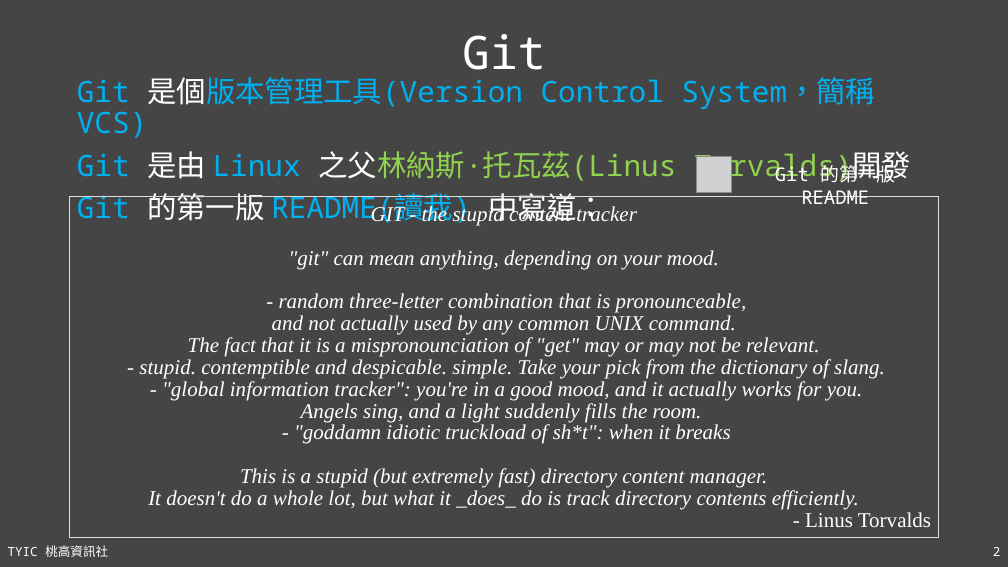
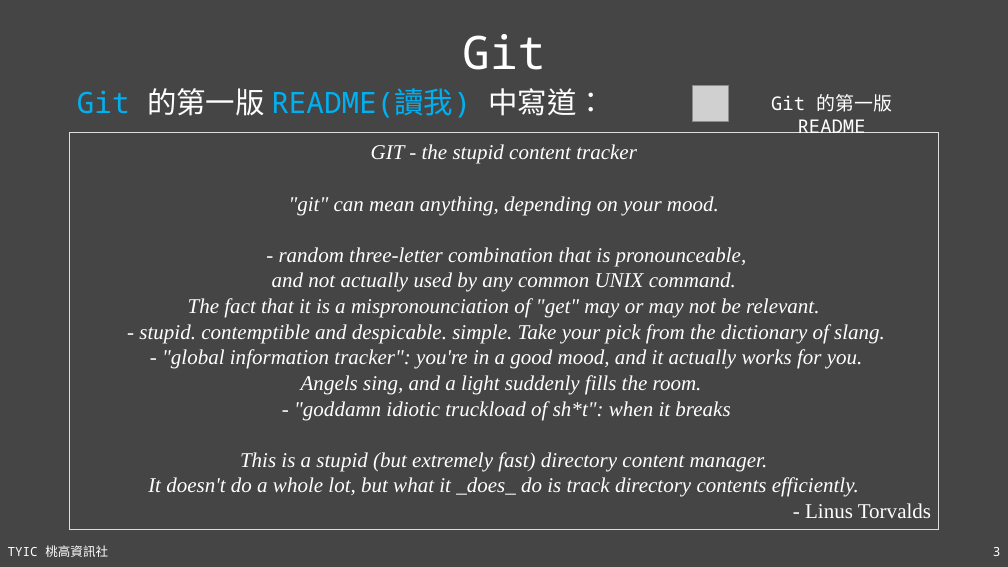
Before and after one commit to TYSHIC/slides, a slide deck: slide 3 of ppt/16_Git 與 Github.pptx (slide 2 before the commit). Drawn at 1008x567 pixels with LibreOffice and Linux fonts; fonts in the diff are those of the drawing; grey boxes stand for pictures. Boxes give left, top, right and bottom in pixels: in the first picture for what was removed or moved away, otherwise in the second. Text is boxed around its words. In the diff, an @@ line names an element or a change of style, - is before the commit and + after.

```diff
--- a/ppt/16_Git 與 Github.pptx
+++ b/ppt/16_Git 與 Github.pptx
@@ text "Git 的第一版 README(讀我) 中寫道：": place and size @@
-text "Git 的第一版 README(讀我) 中寫道：" at (77, 77, 911, 223)
+text "Git 的第一版 README(讀我) 中寫道：" at (77, 88, 606, 118)
@@ text at (77, 77, 911, 184): paragraphs removed @@
-Git 是個版本管理工具(Version Control System，簡稱 VCS)
-Git 是由 Linux 之父林納斯·托瓦茲(Linus Torvalds)開發
@@ picture: place and size @@
-picture at (696, 157, 732, 193)
+picture at (693, 86, 728, 122)
@@ text "Git 的第一版 README" rewrapped from (775, 162, 896, 183) to (771, 94, 892, 133) @@
@@ rectangle "GIT - the stupid content ...": place and size @@
-rectangle "GIT - the stupid content ..." at (70, 197, 939, 538)
+rectangle "GIT - the stupid content ..." at (70, 132, 939, 530)
@@ rectangle "GIT - the stupid content ..." at (70, 132, 939, 530): line spacing 0.45 to 0.6 @@
@@ page number at (993, 547, 1001, 556): text changed @@
-2
+3
```
Also in this commit, not shown: 4 slides added, 1 slide removed, 2 other files.
